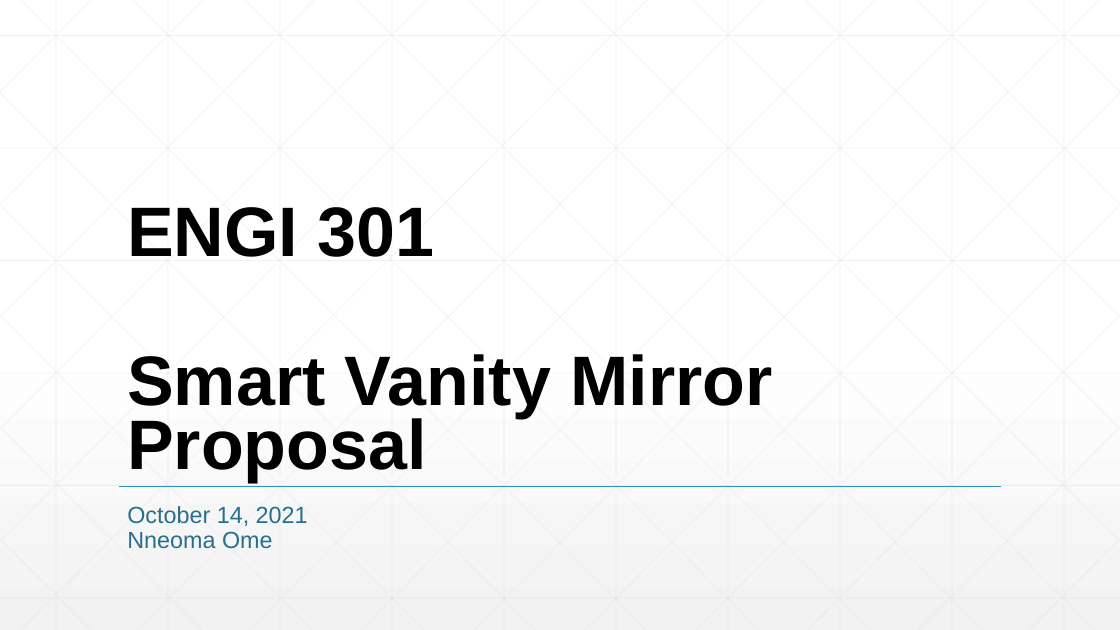
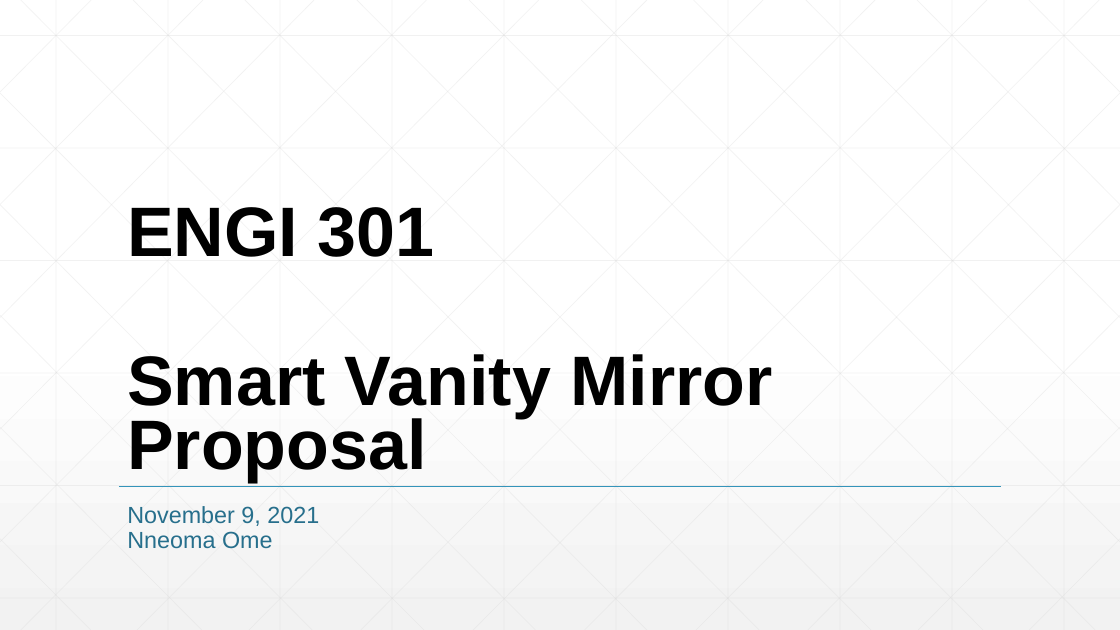
Before and after one commit to nnome/ENGI301, a slide deck: slide 1 of project_01/docs/Ome_ENGI301_project_proposal.pptx. Drawn at 1120x630 pixels with LibreOffice and Linux fonts; fonts in the diff are those of the drawing. Boxes give left, top, right and bottom in pixels: in the first picture for what was removed or moved away, otherwise in the second. Text is boxed around its words. In the diff, an @@ line names an element or a change of style, - is before the commit and + after.

Commit message:
Updated Project Proposal

```diff
--- a/project_01/docs/Ome_ENGI301_project_proposal.pptx
+++ b/project_01/docs/Ome_ENGI301_project_proposal.pptx
@@ subtitle at (127, 506, 319, 526): text changed @@
-October 14, 2021
+November 9, 2021
```
Also in this commit, not shown: 4 other slides changed, 3 slides added, 2 slides removed.
